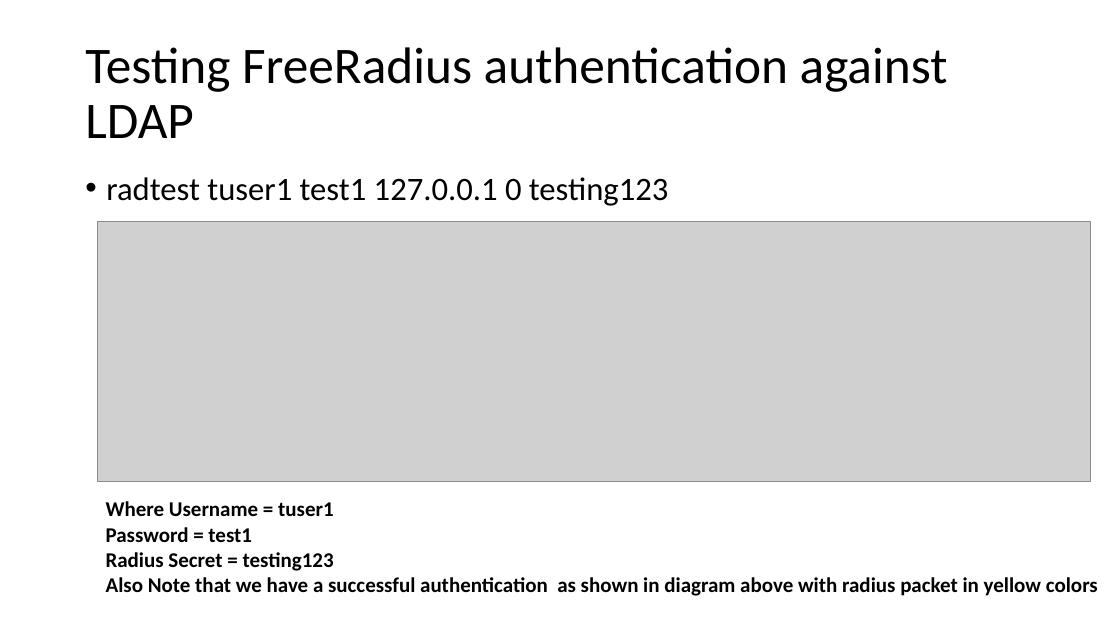
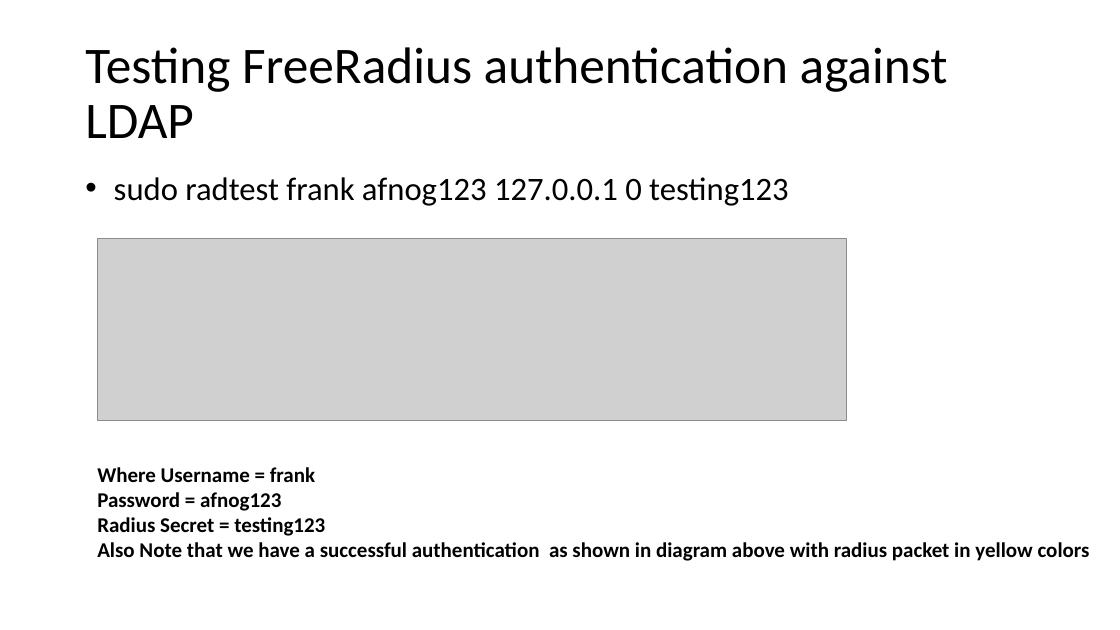
Before and after one commit to afnog/sse, a slide deck: slide 6 of radius/FreeRadius Exercise 2016.pptx. Drawn at 1120x630 pixels with LibreOffice and Linux fonts; fonts in the diff are those of the drawing; grey boxes stand for pictures. Boxes give left, top, right and bottom in pixels: in the first picture for what was removed or moved away, otherwise in the second. Text is boxed around its words. In the diff, an @@ line names an element or a change of style, - is before the commit and + after.

```diff
--- a/radius/FreeRadius Exercise 2016.pptx
+++ b/radius/FreeRadius Exercise 2016.pptx
@@ text at bbox=[114, 177, 788, 206]: text changed @@
-• radtest tuser1 test1 127.0.0.1 0 testing123
+• sudo radtest frank afnog123 127.0.0.1 0 testing123
@@ picture: place and size @@
-picture at bbox=[97, 221, 1091, 481]
+picture at bbox=[97, 239, 847, 421]
@@ text "Where Username = frank": place and size @@
-text "Where Username = frank" at bbox=[106, 501, 1098, 596]
+text "Where Username = frank" at bbox=[97, 467, 1090, 561]
@@ text at bbox=[97, 467, 315, 511]: text changed @@
-Where Username = tuser1
-Password = test1
+Where Username = frank
+Password = afnog123
```
Also in this commit, not shown: 6 other slides changed, 1 other file.
